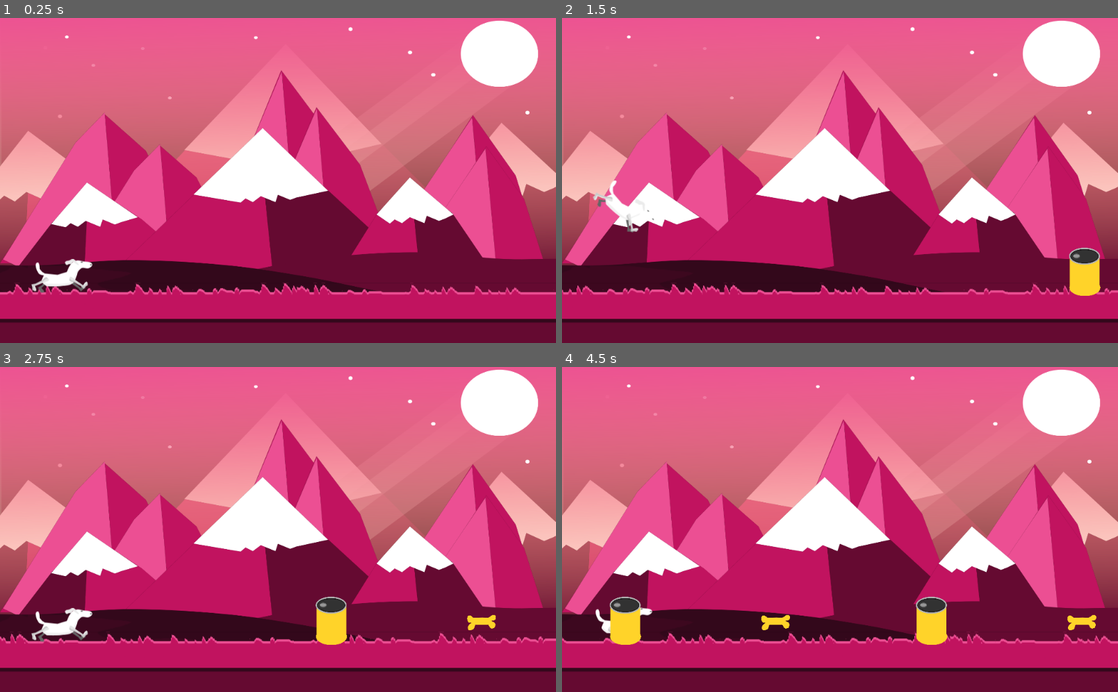
Above: before the commit, frames 1-4 (two rows, left to right).
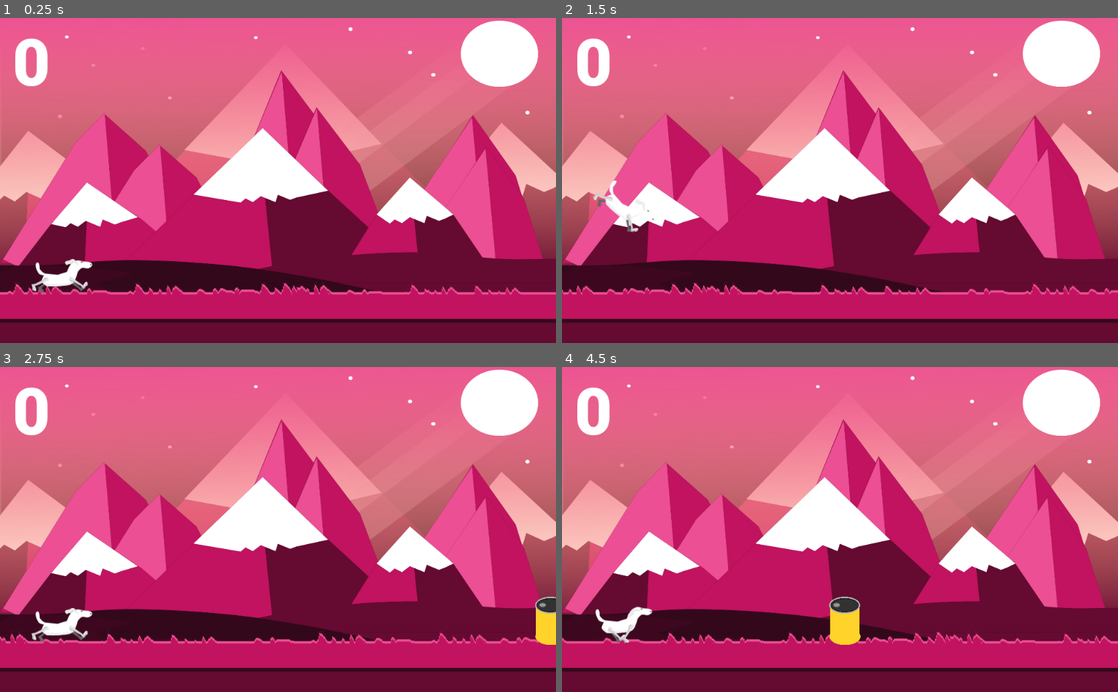
Above: after the commit, the same moments.

Repository: Sobihan/Runner
Game: Godot game, scene res://Scenes/Game.tscn
Two runs of this game, one before a commit and one after it. Both use one fixed random seed, a clock stepped at 60 frames per second and the inputs below.
Inputs:
- Up to frame 1 (0.25 s): no input
- Up to frame 2 (1.5 s): tap Space (Jump) at 0.77 s
- Up to frame 3 (2.75 s): tap Space (Jump) at 1.52 s
- Up to frame 4 (4.5 s): tap Space (Jump) at 3.02, 3.77 s

The runs differ from the first frame. In frame 1, 0.6% of the frame differs, in the area x 2-9%, y 6-22%; in frame 2, 1.4%; in frame 3, 2.0%; in frame 4, 3.2%, in the area x 2-97%, y 6-86%.

Commit message:
[Added] Score UI

Diff:
--- a/Scenes/Game.tscn
+++ b/Scenes/Game.tscn
@@ -6,6 +6,7 @@
 [ext_resource path="res://Scenes/Spawners/Spawner.tscn" type="PackedScene" id=4]
 [ext_resource path="res://Scenes/Items/Bone.tscn" type="PackedScene" id=5]
 [ext_resource path="res://Scenes/Obstacles/Barrel.tscn" type="PackedScene" id=6]
+[ext_resource path="res://Scenes/UI/ScoreUI.tscn" type="PackedScene" id=7]
 
 [node name="Game" type="Node2D"]
 
@@ -20,3 +21,5 @@
 [node name="Spawner" parent="." instance=ExtResource( 4 )]
 position = Vector2( 1098, 471 )
 scenes = [ ExtResource( 6 ), ExtResource( 5 ) ]
+
+[node name="ScoreUI" parent="." instance=ExtResource( 7 )]
--- a/Scenes/Spawners/Spawner.tscn
+++ b/Scenes/Spawners/Spawner.tscn
@@ -6,5 +6,6 @@
 script = ExtResource( 1 )
 
 [node name="Timer" type="Timer" parent="."]
+wait_time = 2.428
 autostart = true
 [connection signal="timeout" from="Timer" to="." method="_on_Timer_timeout"]
--- a/Scenes/UI/ScoreUI.tscn
+++ b/Scenes/UI/ScoreUI.tscn
@@ -1,3 +1,31 @@
-[gd_scene format=2]
+[gd_scene load_steps=4 format=2]
 
-[node name="ScoreUI" type="Node2D"]
+[ext_resource path="res://Scripts/UpdateScoreUI.gd" type="Script" id=1]
+
+[sub_resource type="DynamicFontData" id=1]
+font_path = "res://Assets/Fonts/Roboto-Black.ttf"
+
+[sub_resource type="DynamicFont" id=2]
+size = 120
+font_data = SubResource( 1 )
+
+[node name="ScoreUI" type="Control"]
+anchor_right = 1.0
+anchor_bottom = 1.0
+margin_right = -1024.0
+margin_bottom = -600.0
+__meta__ = {
+"_edit_use_anchors_": false
+}
+
+[node name="RichTextLabel" type="RichTextLabel" parent="."]
+margin_left = 23.0
+margin_top = 13.0
+margin_right = 442.0
+margin_bottom = 185.0
+custom_fonts/normal_font = SubResource( 2 )
+text = "0"
+script = ExtResource( 1 )
+__meta__ = {
+"_edit_use_anchors_": false
+}
--- a/Scripts/Barrel.gd
+++ b/Scripts/Barrel.gd
@@ -6,6 +6,7 @@
 
 func _on_EffectDamage_body_entered(body):
 	if body.name == "Player":
+		Signals.emit_signal("killPlayer")
 		print("Touch Barrel")
 
 
--- a/Scripts/Player.gd
+++ b/Scripts/Player.gd
@@ -48,7 +48,12 @@
 
 func _ready():
 	Signals.connect("rewardPlayer", self, "rewardPlayer")
+	Signals.connect("killPlayer", self, "killPlayer")
 
 func rewardPlayer(scoreToAdd):
 	score += scoreToAdd
-	print(score)
+	Signals.emit_signal("updateScore", score)
+
+
+func killPlayer():
+	queue_free()
--- /dev/null
+++ b/Scripts/UpdateScoreUI.gd
@@ -0,0 +1,7 @@
+extends RichTextLabel
+
+func _ready():
+	Signals.connect("updateScore", self, "updateScore")
+
+func updateScore(score):
+	self.text = String(score)
Binary file added: Assets/Fonts/Roboto-Black.ttf
Not shown: 1 places in Scenes/Game.tscn that only renumber resources
